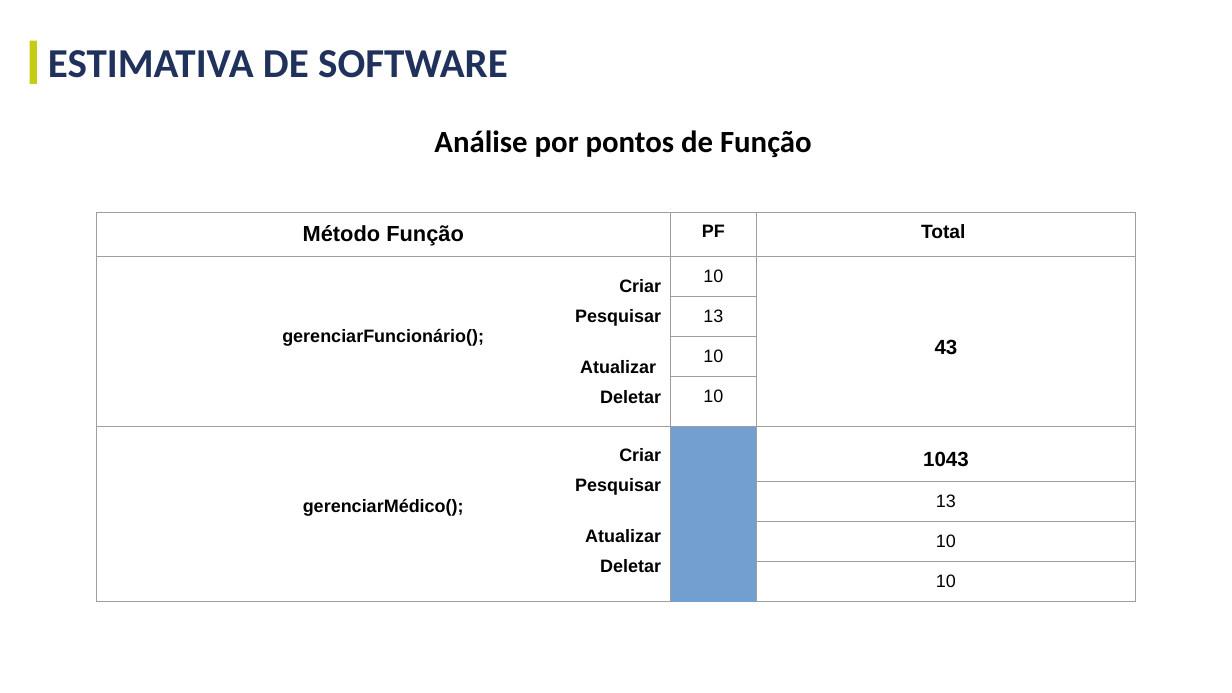
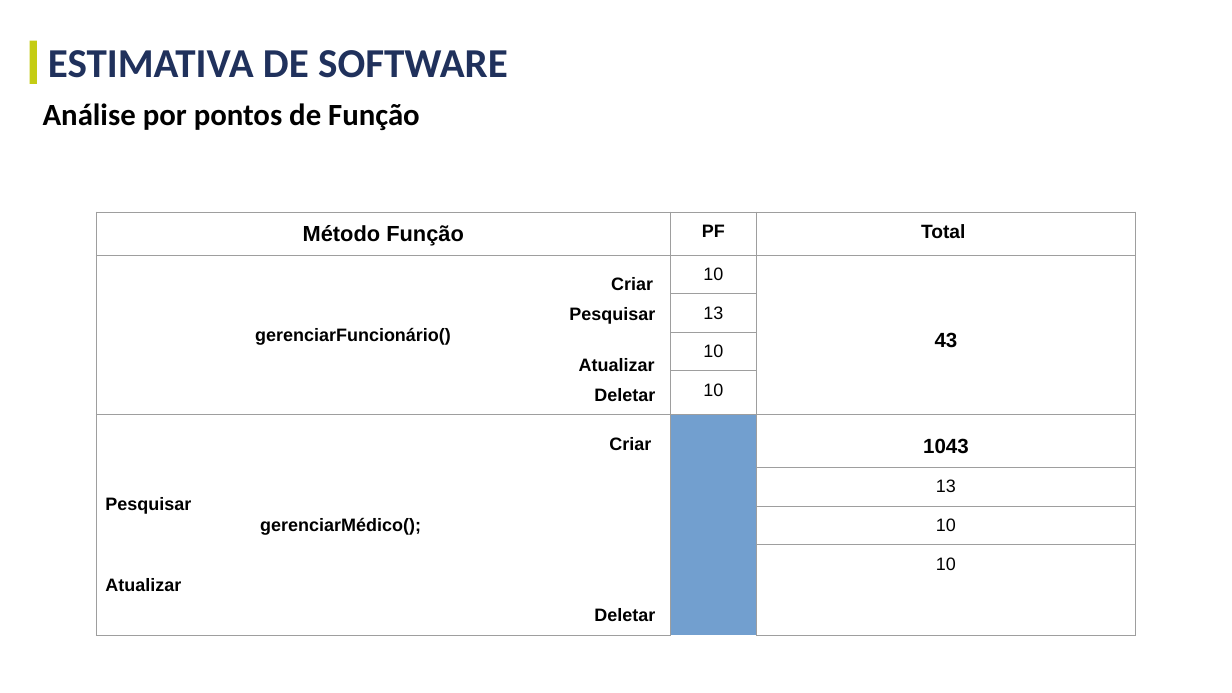
Before and after one commit to GustavoGinoTerezo/projetos-faculdade, a slide deck: slide 17 of terceiro-semestre/documentacao-e-templates/gestao-e-qualidade-de-software/Gestão e Qualidade de SW - Projeto A3 - Template.pptx (slide 16 before the commit). Drawn at 1232x693 pixels with LibreOffice and Linux fonts; fonts in the diff are those of the drawing. Boxes give left, top, right and bottom in pixels: in the first picture for what was removed or moved away, otherwise in the second. Text is boxed around its words. In the diff, an @@ line names an element or a change of style, - is before the commit and + after.

```diff
--- a/terceiro-semestre/documentacao-e-templates/gestao-e-qualidade-de-software/Gestão e Qualidade de SW - Projeto A3 - Template.pptx
+++ b/terceiro-semestre/documentacao-e-templates/gestao-e-qualidade-de-software/Gestão e Qualidade de SW - Projeto A3 - Template.pptx
@@ text "Análise por pontos de Função": place and size @@
-text "Análise por pontos de Função" at (434,130,812,157)
+text "Análise por pontos de Função" at (43,103,420,130)
@@ text "Análise por pontos de Função" at (43,103,420,130): alignment centre to left @@
@@ table at (96,213,1136,625) @@
-row 2, column 1: Criar / Pesquisar / gerenciarFuncionário(); / Atualizar / Deletar
+row 2, column 1: Criar / Pesquisar / gerenciarFuncionário() / Atualizar / Deletar
@@ alignment right to left @@
@@ alignment centre to left @@
```
Also in this commit, not shown: 19 other slides changed, 3 slides added, 1 slide removed, 5 other files.
